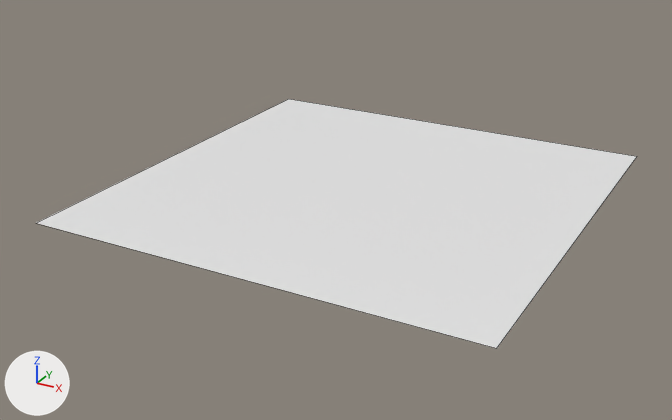
One commit to the Blender file chess_set.blend: the scene before it, then after it.
Both versions are drawn from a 50 mm lens placed at (1.78, -3.48, 1.6), pointed at (-0.07, -0.12, -0.08). Lighting does not change. The marker at lower left points along +X, +Y and +Z. Mesh edges are drawn as thin lines.
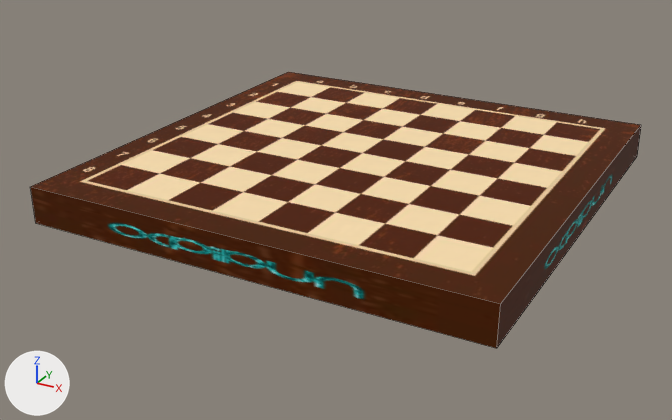
The newer file is also turned or shifted as a whole; pictures and numbers use the older file's frame.

What the commit changed:
Picture 'table_albedo.png' (img_table_albedo_png) is new.
Material 'table' (mat_table) is new.
Its texture is img_table_albedo_png.
Its specular ior level is 0.05.
me_plane is used by ob_plane; location (0.0, 0.0, 0.0).
Verts and faces of me_plane; kept vertices keep their numbers, new ones are numbered from 4.
Before the commit, vertices of me_plane: 0 (-1.0, -1.0, 0.0) at pixel (35, 223), 1 (1.0, -1.0, 0.0) at pixel (496, 348), 2 (-1.0, 1.0, 0.0) at pixel (288, 98), 3 (1.0, 1.0, 0.0) at pixel (637, 156).
me_plane had 4 vertices, 1 face and spanned x -1.0..1.0, y -1.0..1.0, z 0.0.
me_plane now has 8 vertices, 5 faces and spans x -1.0..1.0, y -1.0..1.0, z 0.0..0.16.
Part 1, on me_plane:
Faces deleted: (0, 1, 3, 2).
New vertices 4 to 7 stand at vertices 0 to 3, in that order, plus (0.0, 0.0, 0.16).
New faces: (0, 4, 6, 2), (2, 6, 7, 3), (1, 3, 7, 5), (0, 1, 5, 4), (4, 5, 7, 6).
me_plane now uses material mat_table (picture img_table_albedo_png).

Location of each change, (x1, y1, x2, y2) in pixels of the pictures (672 x 420 px):
'Plane', reshaped (11% taller)
    before: (37, 99, 637, 348)
    after: (31, 72, 641, 348)
